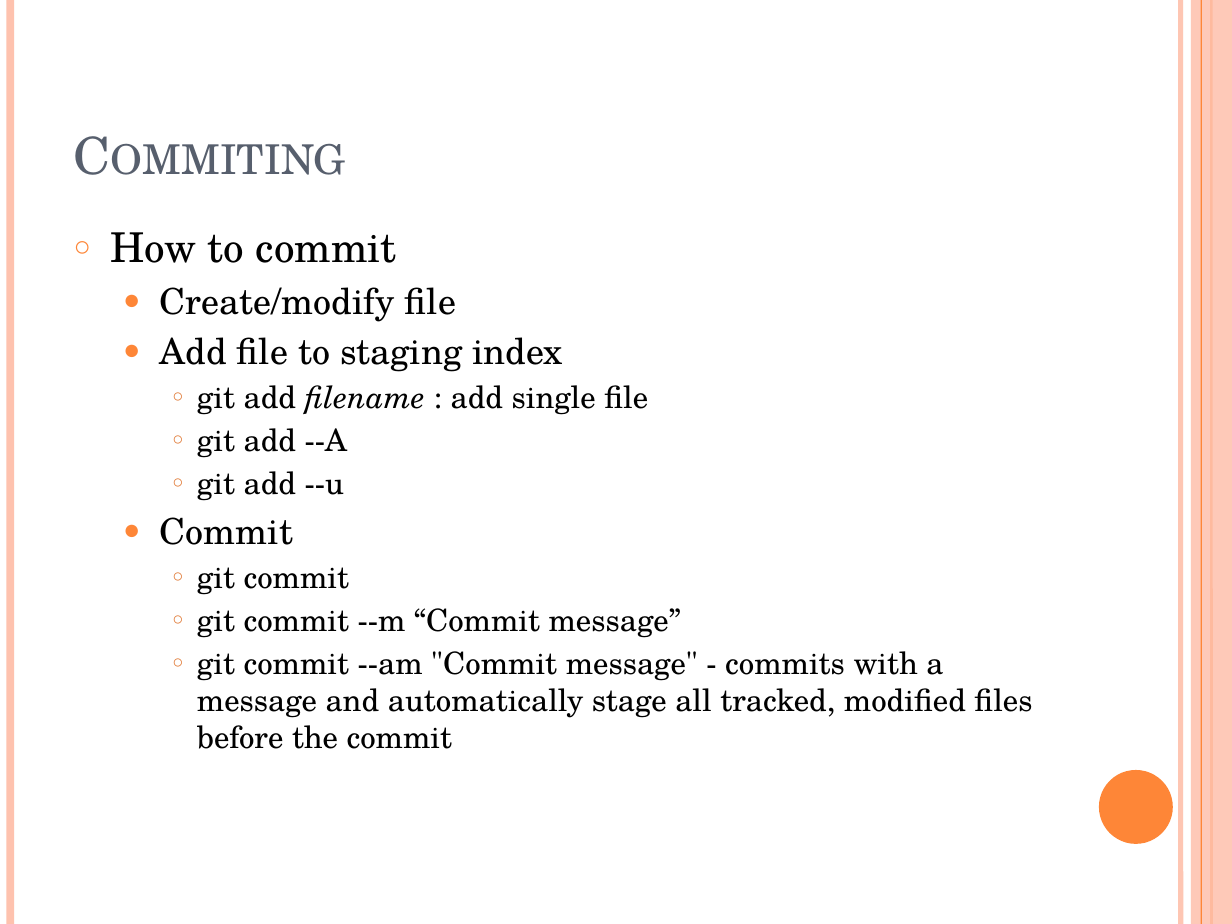
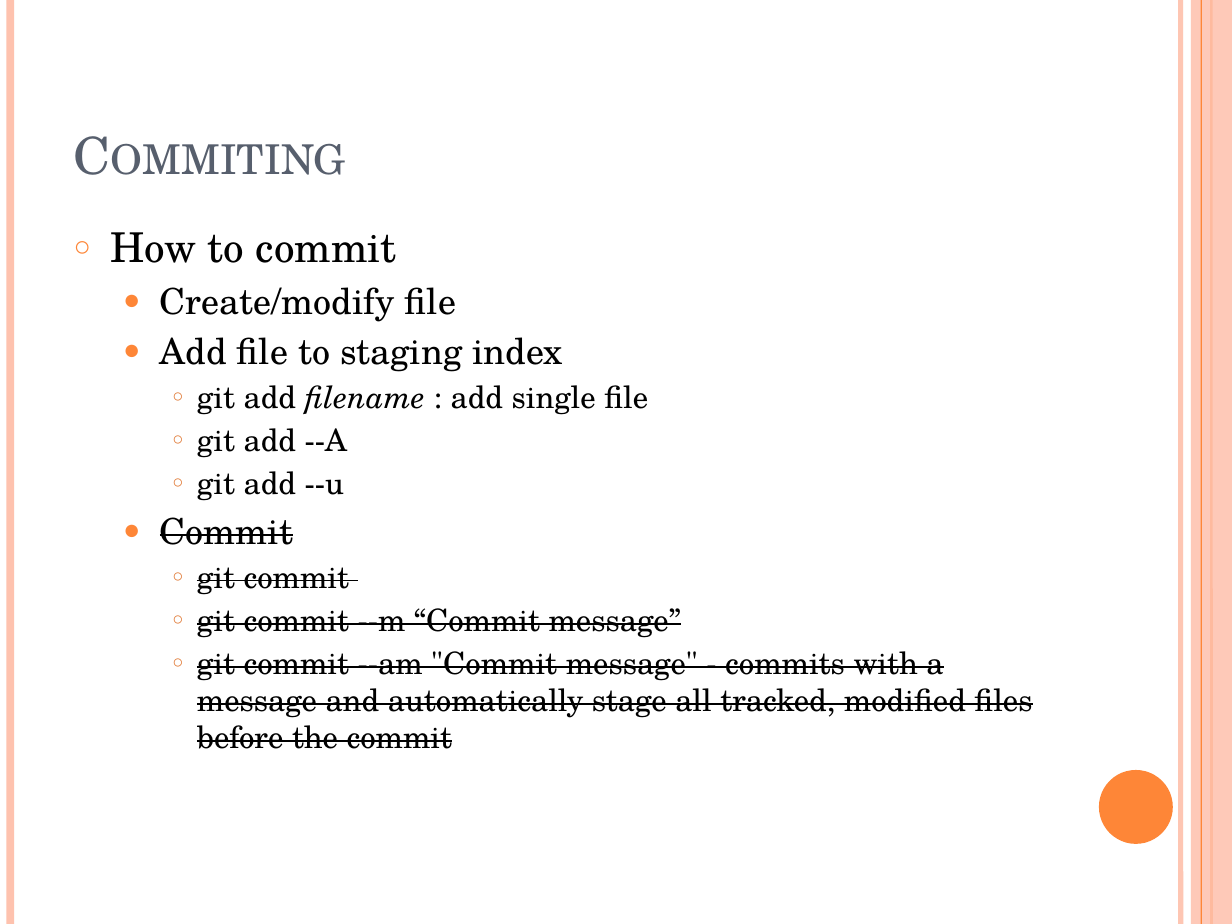
Before and after one commit to dragonflypl/learning-git, a slide deck: slide 7 of LYNDA.COM.GIT.ESSENTIAL.TRAINING-JWARE.pptx. Drawn at 1232x924 pixels with LibreOffice and Linux fonts; fonts in the diff are those of the drawing. Boxes give left, top, right and bottom in pixels: in the first picture for what was removed or moved away, otherwise in the second. Text is boxed around its words. In the diff, an @@ line names an element or a change of style, - is before the commit and + after.

```diff
--- a/LYNDA.COM.GIT.ESSENTIAL.TRAINING-JWARE.pptx
+++ b/LYNDA.COM.GIT.ESSENTIAL.TRAINING-JWARE.pptx
@@ text at (x1=160, y1=517, x2=1032, y2=749): strikethrough on in "Commit", "git commit", "git commit --m “Commit message”", "git commit --am "Commit message" - commits ..." @@
```
Also in this commit, not shown: 2 other files.
